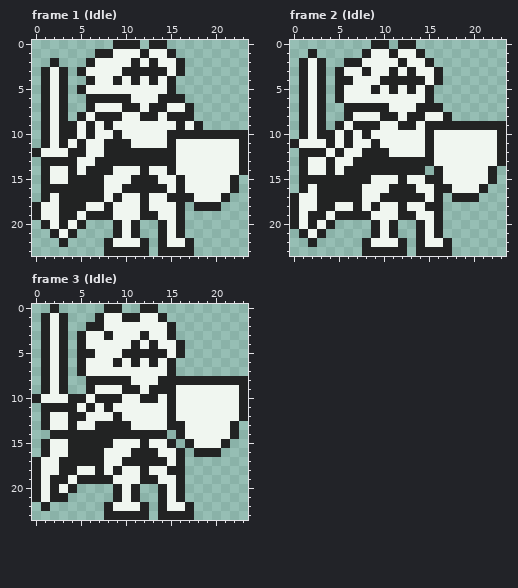
Two versions of one pixel-art file, raw/graphics/actors/warrior_maiden.aseprite. Above, as it was before the edit.
24x24 pixels, 5 frames. Shown: frame 1 (Idle), frame 2 (Idle), frame 3 (Idle). The commit also changed other frames, which this record leaves out.
Once edited:
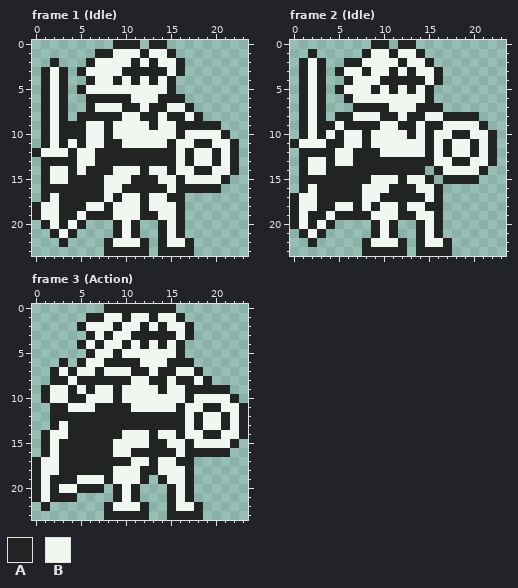
Palette (. is transparent): A #222323  B #f0f6f0
Changes in this commit:
layer "Legs" added
layer "Torso" added
layer "Head" added
layer "Body" removed
Frame 1 (Idle), layers "Weapons", "Arms", "Torso":
y 8: x 6 B -> A; x 17..18 A. -> BA
y 9: x 5..6 BA -> AB; x 13 B -> A; x 17 B -> A; x 19..20 .. -> AA
y 10: x 5..6 BA -> AB; x 8..9 BA -> AB; x 15 A -> B; x 17..20 AAAA -> BBBB; x 22..23 AA -> ..
y 11: x 10 A -> B; x 18..19 BB -> AA; x 22..23 BA -> A.
y 12: x 5 A -> B; x 7 B -> A; x 17 B -> A; x 20 B -> A; x 22..23 BA -> A.
y 13: x 17 B -> A; x 20 B -> A; x 22..23 BA -> A.
y 14: x 18..19 BB -> AA; x 22..23 BA -> A.
y 15: x 21..22 BA -> A.
y 16: x 17..22 BBBBBA -> AAAA..
y 17: x 17..21 ABBBA -> .....
y 18: x 18..20 AAA -> ...
Frame 2 (Idle):
y 4: x 5 A -> .
y 6: x 5..6 AB -> .A
y 7: x 6 A -> .
y 8: x 5 . -> A; x 18..20 ... -> AAA
y 9: x 4..6 .AB -> ABA; x 17..20 AAAA -> BBBB; x 22..23 AA -> ..
y 10: x 4..6 ABA -> BAB; x 13 B -> A; x 18..19 BB -> AA; x 22..23 BA -> A.
y 11: x 5..6 BA -> AB; x 8..9 BA -> AB; x 17 B -> A; x 20 B -> A; x 22..23 BA -> A.
y 12: x 4..5 BA -> AB; x 7 B -> A; x 10 A -> B; x 17 B -> A; x 20 B -> A; x 22..23 BA -> A.
y 13: x 18..19 BB -> AA; x 22..23 BA -> A.
y 14: x 5 B -> A; x 21..22 BA -> A.
y 15: x 16..22 ABBBBBA -> .AAAA..
y 16: x 17..21 ABBBA -> .....
y 17: x 18..20 AAA -> ...
Frame 3 (Action):
y 0: x 2 A -> .; x 10..11 .. -> AA; x 14..15 .. -> AA
y 1: x 1..3 ABA -> ...; x 6 . -> A; x 11 A -> B; x 13..16 BA.. -> ABBA
y 2: x 1..3 ABA -> ...; x 5..7 .AA -> ABB; x 9 B -> A; x 12 B -> A; x 14..17 BA.. -> ABBA
y 3: x 1..3 ABA -> ...; x 5..6 AB -> .A; x 11 B -> A; x 13..14 BB -> AA; x 16..17 .. -> BA
y 4: x 1..3 ABA -> ...; x 7 B -> A; x 10..14 BABAB -> ABABA
y 5: x 1..3 ABA -> ...; x 5 A -> .; x 9..14 BAAAAA -> ABBBBB
y 6: x 1..2 AB -> ..; x 8 B -> A; x 10 B -> A; x 13 A -> B; x 16..17 .. -> AA
y 7: x 1..5 ABA.A -> .ABAB; x 7 B -> A; x 11..12 BB -> AA; x 14 B -> A; x 16..18 ... -> BBA
y 8: x 1..2 AB -> .A; x 4..5 .. -> BA; x 13 B -> A; x 15 A -> B; x 18 A -> B; x 20..23 AAAA -> ....
y 9: x 3..5 A.. -> BAB; x 9..11 BAA -> ABB; x 13 A -> B; x 15 A -> B; x 17..23 BBBBBBA -> AAAAA..
y 10: x 0..1 AB -> .A; x 7..8 AA -> BB; x 12..13 AA -> BB; x 15 A -> B; x 17 B -> A; x 22..23 BA -> A.
y 11: x 1 A -> .; x 4 A -> B; x 6..7 AB -> BA; x 9..10 BB -> AA; x 15..16 AB -> BA; x 19..20 BB -> AA
y 12: x 1..3 ABB -> .AA; x 6..8 BBB -> AAA; x 10..14 BBBBB -> AAAAA; x 16 B -> A; x 18 B -> A; x 21 B -> A
y 13: x 1..2 AB -> .A; x 5..6 BB -> AA; x 11..14 BBBB -> AAAA; x 18 B -> A; x 21..23 BA. -> ABA
y 14: x 1..3 .AA -> ABB; x 10..12 AAA -> BBB; x 14..15 A. -> BB; x 19..20 BB -> AA; x 22..23 A. -> BA
y 15: x 3 B -> A; x 12..16 ABBA. -> BAABB; x 21..22 A. -> BA
y 16: x 3 B -> A; x 8 B -> A; x 14..17 BBA. -> AABA; x 21 . -> A
y 17: x 8..9 BB -> AA; x 11..12 AA -> BB; x 14 A -> B; x 17 . -> A
y 18: x 5..6 BB -> AA; x 8..9 BA -> AB; x 13 B -> A; x 15..17 AA. -> BBA
y 19: x 4..7 BAAA -> ABBB; x 13..14 AB -> .A; x 16..17 A. -> BA
y 20: x 4..7 A... -> BAAA; x 14..17 ABA. -> .ABA
y 21: x 4 . -> A; x 14..17 ABA. -> .ABA
y 22: x 14..15 AB -> .A; x 17..18 A. -> BA
y 23: x 14 A -> .; x 18 . -> A
Where, in picture pixels (left, top, right, bottom), the same in both pictures:
changed: (77, 112, 248, 211)
changed: (326, 76, 506, 202)
changed: (32, 304, 248, 520)
